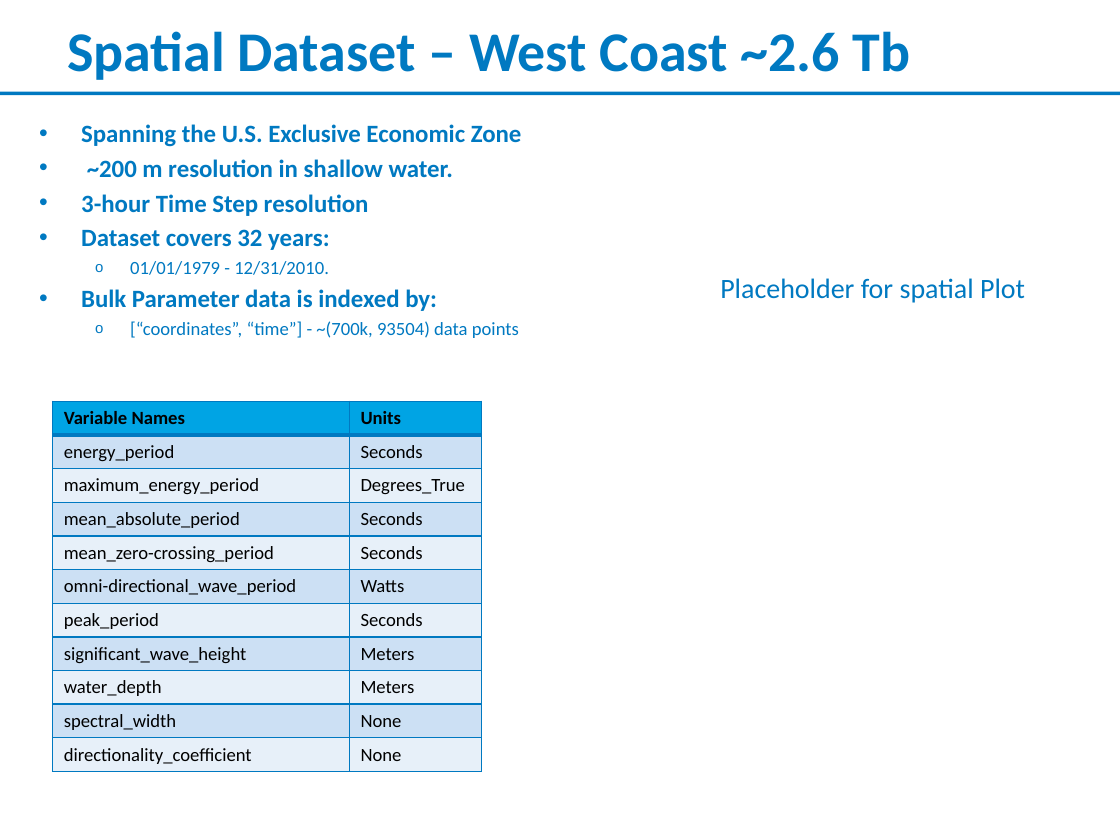
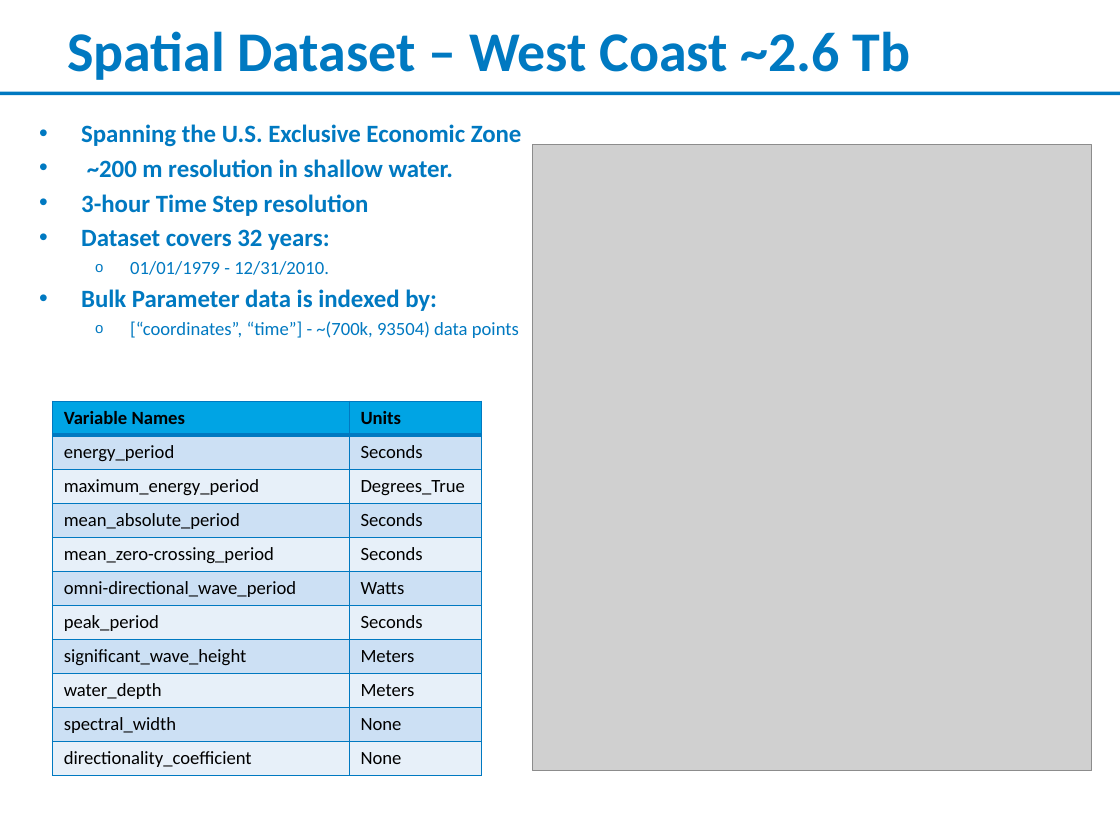
Before and after one commit to aidanbharath/WPTO_Wave_hindcast_Tutorial, a slide deck: slide 3 of static_slides/WPTO_Tutorial_presentation_static_slides.pptx. Drawn at 1120x840 pixels with LibreOffice and Linux fonts; fonts in the diff are those of the drawing; grey boxes stand for pictures; background and template pictures are left out. Boxes give left, top, right and bottom in pixels: in the first picture for what was removed or moved away, otherwise in the second. Text is boxed around its words. In the diff, an @@ line names an element or a change of style, - is before the commit and + after.

```diff
--- a/static_slides/WPTO_Tutorial_presentation_static_slides.pptx
+++ b/static_slides/WPTO_Tutorial_presentation_static_slides.pptx
@@ picture added at [532, 144, 1092, 771] @@
@@ text removed at [720, 278, 1025, 303] @@
-Placeholder for spatial Plot
```
Also in this commit, not shown: 4 other slides changed, 2 other files.
